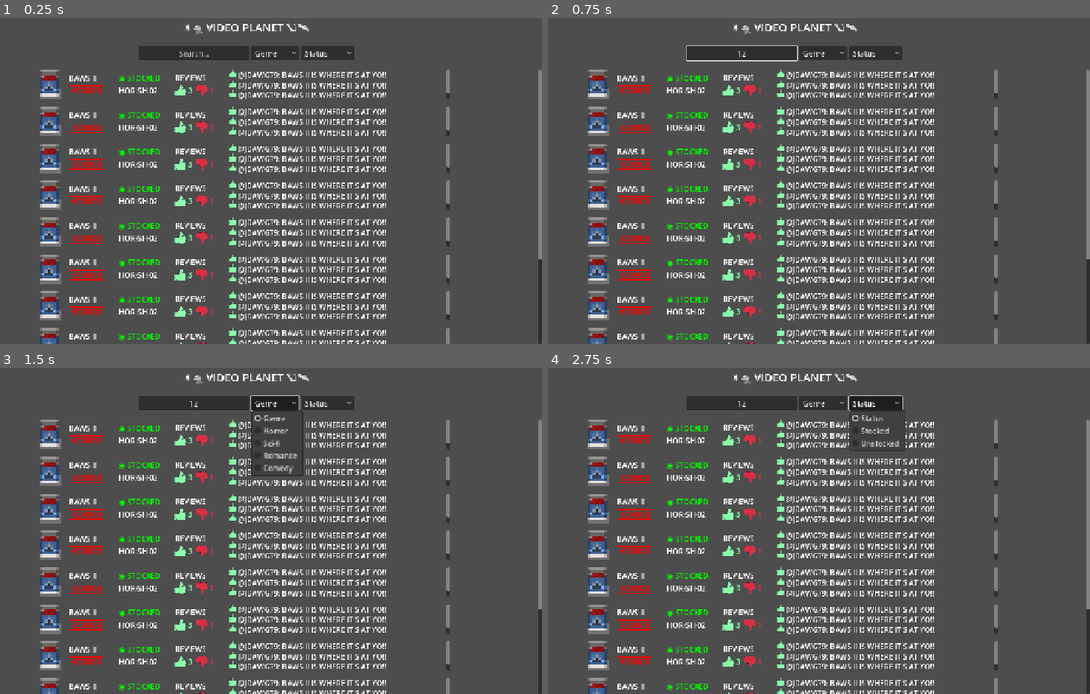
Above: before the commit, frames 1-4 (two rows, left to right).
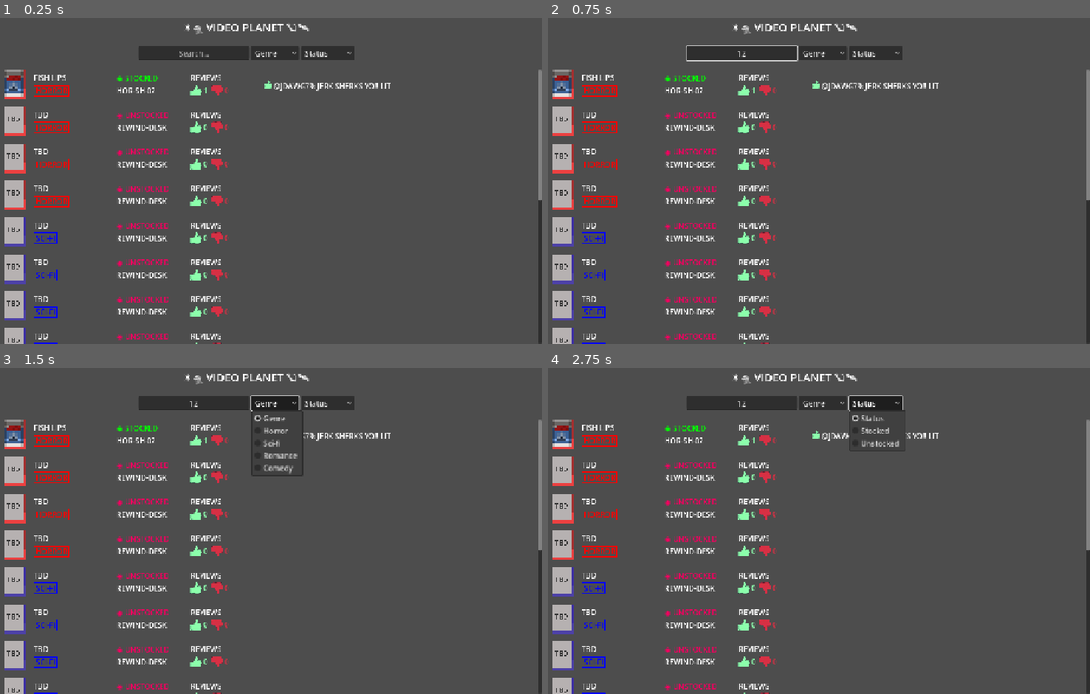
Above: after the commit, the same moments.

Repository: Sleeping-Robot-Games/video-planet
Game: Godot game, scene res://storefront/website/website.tscn
Two runs of this game, one before a commit and one after it. Both use one fixed random seed, a clock stepped at 60 frames per second and the inputs below. This scene is started directly instead of the project's main scene.
Inputs (mouse positions are in pixels of both pictures, inside the frame that each line leads up to):
- Up to frame 1 (0.25 s): no input
- Up to frame 2 (0.75 s): click (743, 53) at 0.52 s; type "12" at 0.6 s
- Up to frame 3 (1.5 s): click "Genre" at 1.25 s
- Up to frame 4 (2.75 s): click "Status" at 2 s

The runs differ from the first frame. In frame 1, 18% of the frame differs, in the area x 0-100%, y 15-100%; in frame 2, 18%; in frame 3, 17%; in frame 4, 17%.

Commit message:
16 filler movies

Diff:
--- a/movies/movies.gd
+++ b/movies/movies.gd
@@ -1,23 +1,134 @@
 extends Node
+
+var genre_colors: Dictionary = {
+	'HORROR': Color('#ff0000'),
+	'SCI-FI': Color('#0000ff'),
+	'ROMANCE': Color('#ff00ff'),
+	'COMEDY': Color('#ff5600')
+}
+
+var status_colors: Dictionary = {
+	'STOCKED': Color('#00ff00'),
+	'UNSTOCKED': Color("f2005fff")
+}
 
 var inventory: Dictionary = {
 	'001': {
-		'title': 'BAWS II',
+		'title': 'FISH LIPS',
 		'genre': 'HORROR',
 		'status': 'STOCKED',
-		'location': 'HOR-SHELF-02',
+		'location': 'HOR-SH-02',
 		'reviews': [
 			{
 				'user': '@JDAWG79',
-				'review': 'BAWS II IS WHERE IT IS AT YO!!',
-				'positive': true
+				'content': 'JERK SHERKS YO!! LIT',
+				'is_positive': true
 			}
 		]
 	},
 	'002': {
-		'title': 'THE BOTENOOK',
+		'title': 'TBD',
+		'genre': 'HORROR',
+		'status': 'UNSTOCKED',
+		'location': 'REWIND-DESK',
+		'reviews': []
+	},
+	'003': {
+		'title': 'TBD',
+		'genre': 'HORROR',
+		'status': 'UNSTOCKED',
+		'location': 'REWIND-DESK',
+		'reviews': []
+	},
+	'004': {
+		'title': 'TBD',
+		'genre': 'HORROR',
+		'status': 'UNSTOCKED',
+		'location': 'REWIND-DESK',
+		'reviews': []
+	},
+	'005': {
+		'title': 'TBD',
+		'genre': 'SCI-FI',
+		'status': 'UNSTOCKED',
+		'location': 'REWIND-DESK',
+		'reviews': []
+	},
+	'006': {
+		'title': 'TBD',
+		'genre': 'SCI-FI',
+		'status': 'UNSTOCKED',
+		'location': 'REWIND-DESK',
+		'reviews': []
+	},
+	'007': {
+		'title': 'TBD',
+		'genre': 'SCI-FI',
+		'status': 'UNSTOCKED',
+		'location': 'REWIND-DESK',
+		'reviews': []
+	},
+	'008': {
+		'title': 'TBD',
+		'genre': 'SCI-FI',
+		'status': 'UNSTOCKED',
+		'location': 'REWIND-DESK',
+		'reviews': []
+	},
+	'009': {
+		'title': 'THE BOATNOOK',
 		'genre': 'ROMANCE',
 		'status': 'UNSTOCKED',
-		'location': 'REWIND-DESK'
+		'location': 'REWIND-DESK',
+		'reviews': []
 	},
+	'010': {
+		'title': 'TBD',
+		'genre': 'ROMANCE',
+		'status': 'UNSTOCKED',
+		'location': 'REWIND-DESK',
+		'reviews': []
+	},
+	'011': {
+		'title': 'TBD',
+		'genre': 'ROMANCE',
+		'status': 'UNSTOCKED',
+		'location': 'REWIND-DESK',
+		'reviews': []
+	},
+	'012': {
+		'title': 'TBD',
+		'genre': 'ROMANCE',
+		'status': 'UNSTOCKED',
+		'location': 'REWIND-DESK',
+		'reviews': []
+	},
+	'013': {
+		'title': 'TBD',
+		'genre': 'COMEDY',
+		'status': 'UNSTOCKED',
+		'location': 'REWIND-DESK',
+		'reviews': []
+	},
+	'014': {
+		'title': 'TBD',
+		'genre': 'COMEDY',
+		'status': 'UNSTOCKED',
+		'location': 'REWIND-DESK',
+		'reviews': []
+	},
+	'015': {
+		'title': 'TBD',
+		'genre': 'COMEDY',
+		'status': 'UNSTOCKED',
+		'location': 'REWIND-DESK',
+		'reviews': []
+	},
+	'016': {
+		'title': 'TBD',
+		'genre': 'COMEDY',
+		'status': 'UNSTOCKED',
+		'location': 'REWIND-DESK',
+		'reviews': []
+	}
 }
--- /dev/null
+++ b/storefront/website/listing.gd
@@ -0,0 +1,52 @@
+extends HBoxContainer
+
+var review_scene = preload('res://storefront/website/review.tscn')
+
+@onready var movie_poster: TextureRect = $Movie/Poster
+@onready var movie_title: Label = $Movie/Details/Title
+@onready var genre_border: NinePatchRect = $Movie/Details/Genre/Border
+@onready var genre_label: Label = $Movie/Details/Genre/MarginContainer/Label
+@onready var status: Label = $Status/State
+@onready var location: Label = $Status/Location
+@onready var pos_review_count: Label = $ReviewCounts/Counts/Positive/Count
+@onready var neg_review_count: Label = $ReviewCounts/Counts/Negative/Count
+@onready var reviews_container: VBoxContainer = $Reviews/List
+
+func set_movie(movie_id: String):
+	# poster
+	movie_poster.texture = load('res://movies/covers/%s.png' % movie_id)
+	# title
+	movie_title.text = m.inventory[movie_id].title
+	# genre
+	var genre = m.inventory[movie_id].genre
+	genre_label.text = genre
+	genre_label.modulate = m.genre_colors[genre]
+	genre_border.modulate = m.genre_colors[genre]
+	# status
+	set_status(m.inventory[movie_id].status, m.inventory[movie_id].location)
+	# reset review state
+	for stale_review in reviews_container.get_children():
+		stale_review.queue_free()
+	pos_review_count.text = '0'
+	neg_review_count.text = '0'
+	# add fresh reviews
+	for new_review in m.inventory[movie_id].reviews:
+		var review_bg: Color = Color('#00000000') # TODO: alternate between 2 bg colors
+		add_review(new_review.user, new_review.content, new_review.is_positive, review_bg)
+
+func set_status(new_status: String, new_location: String) -> void:
+	# status
+	status.text = '◉ %s' % new_status
+	status.modulate = m.status_colors[new_status]
+	# location
+	location.text = new_location
+
+func add_review(user: String, content: String, is_positive: bool, bg_color: Color) -> void:
+		var review_instance = review_scene.instantiate()
+		reviews_container.add_child(review_instance)
+		review_instance.set_review(user, content, is_positive, bg_color)
+		# increment appropriate count
+		if is_positive:
+			pos_review_count.text = str(int(pos_review_count.text) + 1)
+		else:
+			neg_review_count.text = str(int(neg_review_count.text) + 1)
--- a/storefront/website/listing.tscn
+++ b/storefront/website/listing.tscn
@@ -1,10 +1,10 @@
 [gd_scene load_steps=7 format=3 uid="uid://cuk327yhulrkj"]
 
-[ext_resource type="Texture2D" uid="uid://hvh1jt1jipci" path="res://movies/covers/001.png" id="1_85w4v"]
+[ext_resource type="Script" uid="uid://cgxefmqvjorq6" path="res://storefront/website/listing.gd" id="1_n7ked"]
+[ext_resource type="Texture2D" uid="uid://bcinmtm7p8i6h" path="res://movies/covers/000.png" id="2_n7ked"]
 [ext_resource type="Texture2D" uid="uid://bocxi7u3fryxa" path="res://movies/assets/genre_outline.png" id="2_wn40t"]
 [ext_resource type="Texture2D" uid="uid://dbhf302tcdtjx" path="res://movies/assets/thumbs_up.png" id="3_n7ked"]
 [ext_resource type="Texture2D" uid="uid://dvgpngaunwnys" path="res://movies/assets/thumbs_down.png" id="4_pg2s5"]
-[ext_resource type="PackedScene" uid="uid://kqgp8tp155vn" path="res://storefront/website/review.tscn" id="5_wn40t"]
 
 [sub_resource type="StyleBoxEmpty" id="StyleBoxEmpty_7l300"]
 
@@ -18,6 +18,7 @@
 grow_horizontal = 2
 theme_override_constants/separation = 32
 alignment = 1
+script = ExtResource("1_n7ked")
 
 [node name="Movie" type="HBoxContainer" parent="."]
 layout_mode = 2
@@ -25,18 +26,20 @@
 
 [node name="Poster" type="TextureRect" parent="Movie"]
 layout_mode = 2
-texture = ExtResource("1_85w4v")
+texture = ExtResource("2_n7ked")
 
 [node name="Details" type="VBoxContainer" parent="Movie"]
+custom_minimum_size = Vector2(148, 0)
 layout_mode = 2
 alignment = 1
 
 [node name="Title" type="Label" parent="Movie/Details"]
 layout_mode = 2
-text = "BAWS II"
+text = "TBD"
 
 [node name="Genre" type="PanelContainer" parent="Movie/Details"]
 layout_mode = 2
+size_flags_horizontal = 0
 theme_override_styles/panel = SubResource("StyleBoxEmpty_7l300")
 
 [node name="Border" type="NinePatchRect" parent="Movie/Details/Genre"]
@@ -51,8 +54,10 @@
 
 [node name="MarginContainer" type="MarginContainer" parent="Movie/Details/Genre"]
 layout_mode = 2
-theme_override_constants/margin_left = 4
-theme_override_constants/margin_right = 4
+theme_override_constants/margin_left = 5
+theme_override_constants/margin_top = 1
+theme_override_constants/margin_right = 5
+theme_override_constants/margin_bottom = 1
 
 [node name="Label" type="Label" parent="Movie/Details/Genre/MarginContainer"]
 modulate = Color(1, 0, 0, 1)
@@ -62,20 +67,22 @@
 vertical_alignment = 1
 
 [node name="Status" type="VBoxContainer" parent="."]
+custom_minimum_size = Vector2(128, 0)
 layout_mode = 2
 alignment = 1
 
 [node name="State" type="Label" parent="Status"]
-modulate = Color(0, 1, 0, 1)
+modulate = Color(0.9490196, 0, 0.37254903, 1)
 layout_mode = 2
-text = "◉ STOCKED"
+text = "◉ UNSTOCKED"
 vertical_alignment = 1
 
 [node name="Location" type="Label" parent="Status"]
 layout_mode = 2
-text = "HOR-SH-02"
+text = "REWIND-DESK"
 
 [node name="ReviewCounts" type="VBoxContainer" parent="."]
+custom_minimum_size = Vector2(128, 0)
 layout_mode = 2
 alignment = 1
 
@@ -97,7 +104,7 @@
 [node name="Count" type="Label" parent="ReviewCounts/Counts/Positive"]
 modulate = Color(0.5568628, 1, 0.68235296, 1)
 layout_mode = 2
-text = "3"
+text = "0"
 
 [node name="Negative" type="HBoxContainer" parent="ReviewCounts/Counts"]
 layout_mode = 2
@@ -109,24 +116,14 @@
 [node name="Count" type="Label" parent="ReviewCounts/Counts/Negative"]
 modulate = Color(0.84313726, 0.1882353, 0.26666668, 1)
 layout_mode = 2
-text = "1"
+text = "0"
 
 [node name="Reviews" type="ScrollContainer" parent="."]
 custom_minimum_size = Vector2(480, 0)
 layout_mode = 2
 
 [node name="List" type="VBoxContainer" parent="Reviews"]
+custom_minimum_size = Vector2(480, 64)
 layout_mode = 2
 theme_override_constants/separation = 6
-
-[node name="Review" parent="Reviews/List" instance=ExtResource("5_wn40t")]
-layout_mode = 2
-
-[node name="Review2" parent="Reviews/List" instance=ExtResource("5_wn40t")]
-layout_mode = 2
-
-[node name="Review3" parent="Reviews/List" instance=ExtResource("5_wn40t")]
-layout_mode = 2
-
-[node name="Review4" parent="Reviews/List" instance=ExtResource("5_wn40t")]
-layout_mode = 2
+alignment = 1
--- /dev/null
+++ b/storefront/website/review.gd
@@ -0,0 +1,11 @@
+extends HBoxContainer
+
+@onready var thumb_icon: TextureRect = $ThumbIcon
+@onready var background: ColorRect = $BG
+@onready var review: Label = $BG/Review
+
+func set_review(user: String, content: String, is_positive: bool, bg_color: Color) -> void:
+	review.text = '%s: %s' % [user, content]
+	var thumb_icon_path = 'res://movies/assets/thumbs_%s_small.png' % 'up' if is_positive else 'down'
+	thumb_icon.texture = load(thumb_icon_path)
+	background.color = bg_color
--- a/storefront/website/review.tscn
+++ b/storefront/website/review.tscn
@@ -1,17 +1,20 @@
-[gd_scene load_steps=2 format=3 uid="uid://kqgp8tp155vn"]
+[gd_scene load_steps=3 format=3 uid="uid://kqgp8tp155vn"]
 
 [ext_resource type="Texture2D" uid="uid://c0ngb78j0qsm5" path="res://movies/assets/thumbs_up_small.png" id="1_ckbdp"]
+[ext_resource type="Script" uid="uid://b4wtp2lloa6u8" path="res://storefront/website/review.gd" id="1_yp31j"]
 
 [node name="Review" type="HBoxContainer"]
 custom_minimum_size = Vector2(480, 0)
 offset_right = 480.0
 offset_bottom = 24.0
 size_flags_horizontal = 3
+script = ExtResource("1_yp31j")
 
 [node name="ThumbIcon" type="TextureRect" parent="."]
 layout_mode = 2
+size_flags_vertical = 4
 texture = ExtResource("1_ckbdp")
-stretch_mode = 5
+stretch_mode = 4
 
 [node name="BG" type="ColorRect" parent="."]
 custom_minimum_size = Vector2(452, 0)
@@ -22,4 +25,4 @@
 layout_mode = 0
 offset_right = 322.0
 offset_bottom = 23.0
-text = "@JDAWG79: BAWS II IS WHERE IT'S AT YO!!"
+text = "@USER: REVIEW CONTENT"
--- /dev/null
+++ b/storefront/website/website.gd
@@ -0,0 +1,12 @@
+extends VBoxContainer
+
+var listing_scene = preload('res://storefront/website/listing.tscn')
+
+@onready var listings_container: VBoxContainer = $Body/MovieList
+
+func _ready():
+	# init movie listings
+	for movie_id in m.inventory.keys():
+		var listing = listing_scene.instantiate()
+		listings_container.add_child(listing)
+		listing.set_movie(movie_id)
--- a/storefront/website/website.tscn
+++ b/storefront/website/website.tscn
@@ -1,6 +1,6 @@
 [gd_scene load_steps=2 format=3 uid="uid://bahogvabt6amf"]
 
-[ext_resource type="PackedScene" uid="uid://cuk327yhulrkj" path="res://storefront/website/listing.tscn" id="1_40bed"]
+[ext_resource type="Script" uid="uid://dvoa2bgniijt7" path="res://storefront/website/website.gd" id="1_6c0tl"]
 
 [node name="Website" type="VBoxContainer"]
 anchors_preset = 15
@@ -8,6 +8,7 @@
 anchor_bottom = 1.0
 grow_horizontal = 2
 grow_vertical = 2
+script = ExtResource("1_6c0tl")
 
 [node name="Header" type="MarginContainer" parent="."]
 layout_mode = 2
@@ -68,36 +69,3 @@
 layout_mode = 2
 size_flags_horizontal = 3
 theme_override_constants/separation = 16
-
-[node name="001" parent="Body/MovieList" instance=ExtResource("1_40bed")]
-layout_mode = 2
-
-[node name="002" parent="Body/MovieList" instance=ExtResource("1_40bed")]
-layout_mode = 2
-
-[node name="003" parent="Body/MovieList" instance=ExtResource("1_40bed")]
-layout_mode = 2
-
-[node name="004" parent="Body/MovieList" instance=ExtResource("1_40bed")]
-layout_mode = 2
-
-[node name="005" parent="Body/MovieList" instance=ExtResource("1_40bed")]
-layout_mode = 2
-
-[node name="006" parent="Body/MovieList" instance=ExtResource("1_40bed")]
-layout_mode = 2
-
-[node name="007" parent="Body/MovieList" instance=ExtResource("1_40bed")]
-layout_mode = 2
-
-[node name="008" parent="Body/MovieList" instance=ExtResource("1_40bed")]
-layout_mode = 2
-
-[node name="009" parent="Body/MovieList" instance=ExtResource("1_40bed")]
-layout_mode = 2
-
-[node name="010" parent="Body/MovieList" instance=ExtResource("1_40bed")]
-layout_mode = 2
-
-[node name="011" parent="Body/MovieList" instance=ExtResource("1_40bed")]
-layout_mode = 2
Binary file added: movies/covers/000.png
Not shown, added: movies/covers/000.png.import
Binary file changed: movies/covers/001.png
Binary file added: movies/covers/002.png
Not shown, added: movies/covers/002.png.import
Binary file added: movies/covers/003.png
Not shown, added: movies/covers/003.png.import
Binary file added: movies/covers/004.png
Not shown, added: movies/covers/004.png.import
Binary file added: movies/covers/005.png
Not shown, added: movies/covers/005.png.import
Binary file added: movies/covers/006.png
(and 24 more such lines)
